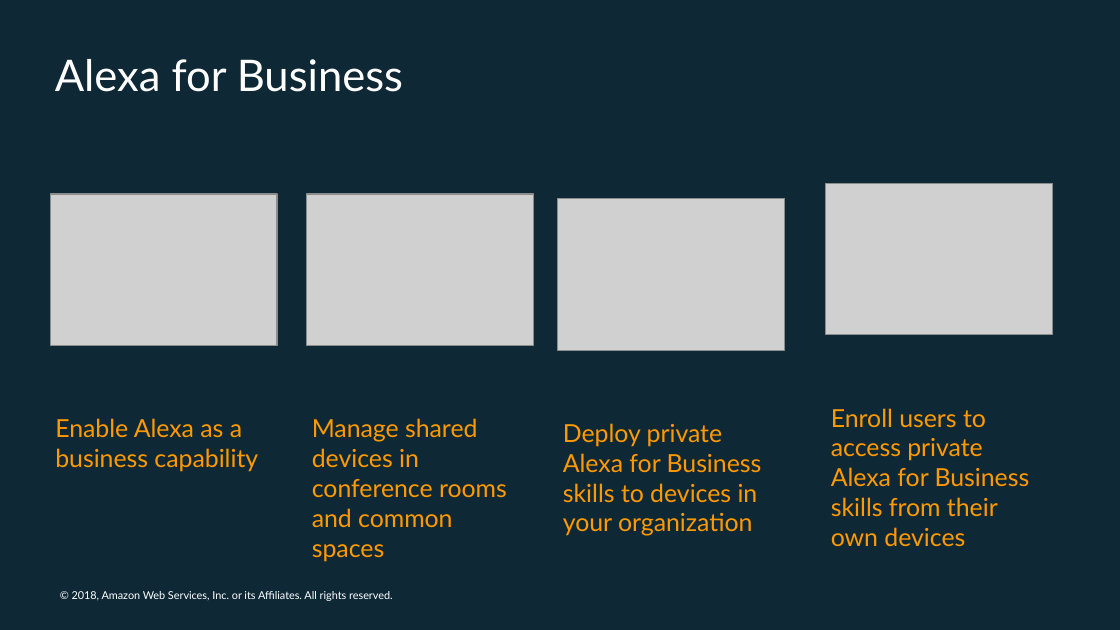
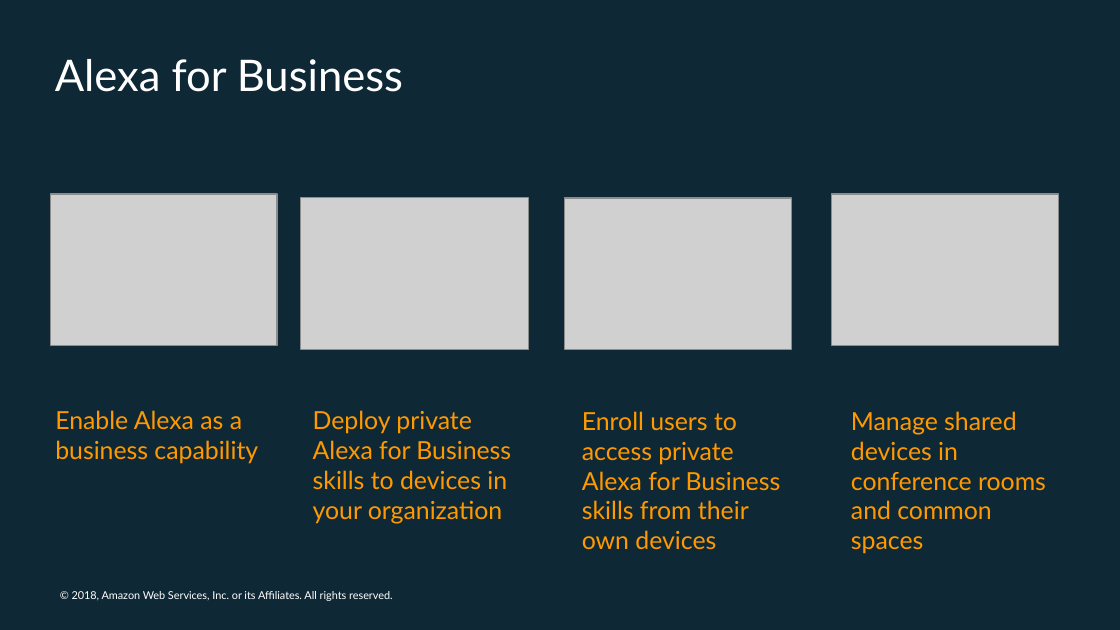
Before and after one commit to awslabs/voice-powered-analytics, a slide deck: slide 20 of media/loft/nyc/voice-powered-analytics-nyc-loft.pptx. Drawn at 1120x630 pixels with LibreOffice and Linux fonts; fonts in the diff are those of the drawing; grey boxes stand for pictures; background and template pictures are left out. Boxes give left, top, right and bottom in pixels: in the first picture for what was removed or moved away, otherwise in the second. Text is boxed around its words. In the diff, an @@ line names an element or a change of style, - is before the commit and + after.

```diff
--- a/media/loft/nyc/voice-powered-analytics-nyc-loft.pptx
+++ b/media/loft/nyc/voice-powered-analytics-nyc-loft.pptx
@@ picture: place and size @@
-picture at bbox=[558, 198, 785, 349]
+picture at bbox=[301, 197, 529, 348]
@@ picture: place and size @@
-picture at bbox=[825, 184, 1053, 335]
+picture at bbox=[564, 198, 792, 349]
@@ picture: place and size @@
-picture at bbox=[307, 194, 534, 345]
+picture at bbox=[831, 194, 1058, 345]
@@ text "Enable Alexa as a business ...": place and size @@
-text "Enable Alexa as a business ..." at bbox=[55, 418, 258, 472]
+text "Enable Alexa as a business ..." at bbox=[55, 410, 258, 464]
@@ text "Deploy private Alexa for Business ...": place and size @@
-text "Deploy private Alexa for Business ..." at bbox=[563, 423, 762, 536]
+text "Deploy private Alexa for Business ..." at bbox=[313, 410, 511, 524]
@@ text "Enroll users to access private ...": place and size @@
-text "Enroll users to access private ..." at bbox=[831, 408, 1030, 547]
+text "Enroll users to access private ..." at bbox=[582, 411, 781, 550]
@@ text "Manage shared devices in conference ...": place and size @@
-text "Manage shared devices in conference ..." at bbox=[312, 418, 507, 562]
+text "Manage shared devices in conference ..." at bbox=[851, 411, 1046, 554]
```
Also in this commit, not shown: 2 other slides changed, 1 slide added.
